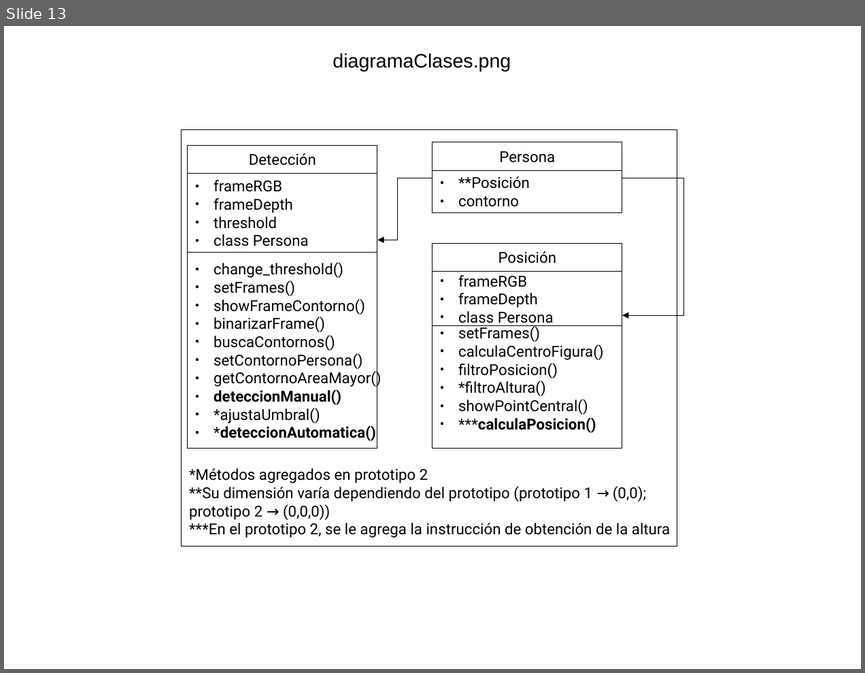
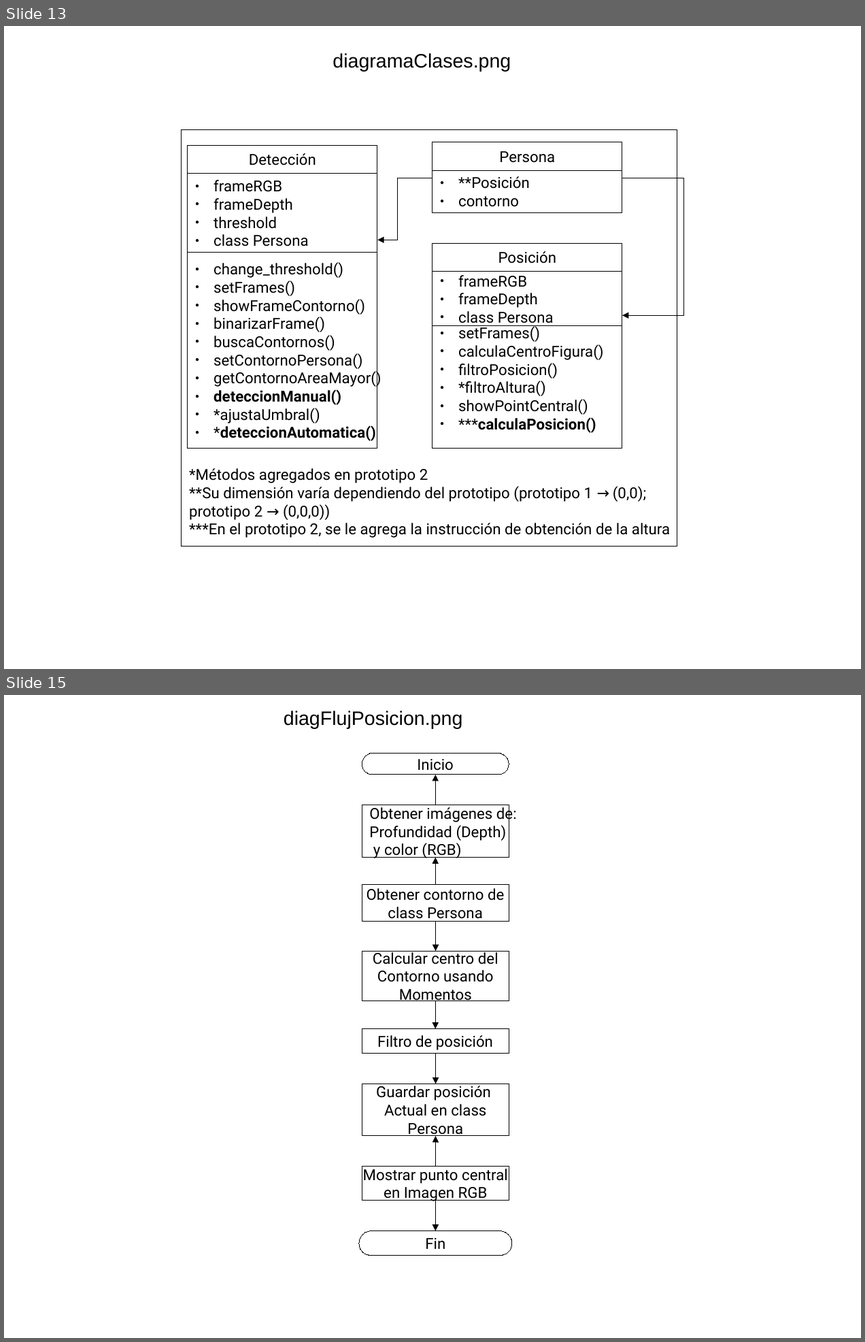
Before and after one commit to yadyguitar/Tesis, a slide deck: documentación/tesis/Diagramas.odp. Shown one above the other, each under a label of ours: slide 13 before the commit, slides 13 and 15 after it; the slides between them are not shown. The pictures are 865x673 and 865x1342 pixels, drawn with LibreOffice and Linux fonts; fonts in the diff are those of the drawing. Boxes give left, top, right and bottom in pixels: in the first picture for what was removed or moved away, otherwise in the second. Text is boxed around its words. In the diff, an @@ line names an element or a change of style, - is before the commit and + after.

Commit message:
actualizacion capi 4

```diff
--- a/documentación/tesis/Diagramas.odp
+++ b/documentación/tesis/Diagramas.odp
@@ slide 15 added at [4, 695, 861, 1338], background #FFFFFF @@
@@ text added at [283, 711, 463, 729], 18 pt, text #000000 @@
+diagFlujPosicion.png
@@ rounded rectangle added at [362, 753, 509, 775], fill #FFFFFF, outline #000000 0 pt, 14 pt, text #000000 @@
+Inicio
@@ elbow arrow added from (436, 805) to (436, 775), #000000 0 pt @@
@@ rectangle added at [362, 805, 509, 858], fill #FFFFFF, outline #000000 0 pt, 14 pt, text #000000 @@
+Obtener imágenes de:
+Profundidad (Depth)
+y color (RGB)
@@ elbow arrow added from (436, 885) to (436, 858), #000000 0 pt @@
@@ rectangle added at [362, 885, 509, 921], fill #FFFFFF, outline #000000 0 pt, 14 pt, text #000000 @@
+Obtener contorno de
+class Persona
@@ elbow arrow added from (436, 921) to (436, 951), #000000 0 pt @@
@@ rectangle added at [362, 951, 509, 1001], fill #FFFFFF, outline #000000 0 pt, 14 pt, text #000000 @@
+Calcular centro del
+Contorno usando
+Momentos
@@ elbow arrow added from (436, 1001) to (436, 1029), #000000 0 pt @@
@@ rectangle added at [362, 1029, 509, 1053], fill #FFFFFF, outline #000000 0 pt, 14 pt, text #000000 @@
+Filtro de posición
@@ elbow arrow added from (436, 1053) to (436, 1084), #000000 0 pt @@
@@ rectangle added at [362, 1084, 509, 1136], fill #FFFFFF, outline #000000 0 pt, 14 pt, text #000000 @@
+Guardar posición
+Actual en class
+Persona
@@ elbow arrow added from (436, 1166) to (436, 1136), #000000 0 pt @@
@@ rectangle added at [362, 1166, 509, 1200], fill #FFFFFF, outline #000000 0 pt, 14 pt, text #000000 @@
+Mostrar punto central
+en Imagen RGB
@@ elbow arrow added from (436, 1200) to (436, 1231), #000000 0 pt @@
@@ rounded rectangle added at [360, 1231, 513, 1255], fill #FFFFFF, outline #000000 0 pt, 14 pt, text #000000 @@
+Fin
```
Also in this commit, not shown: 1 slide changed, 5 other slides added, 18 other files.
